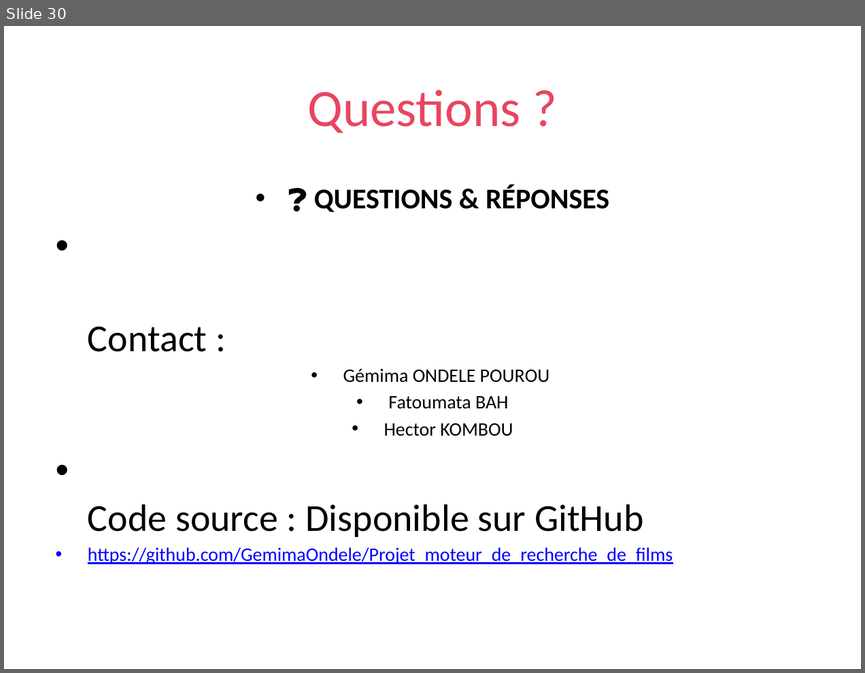
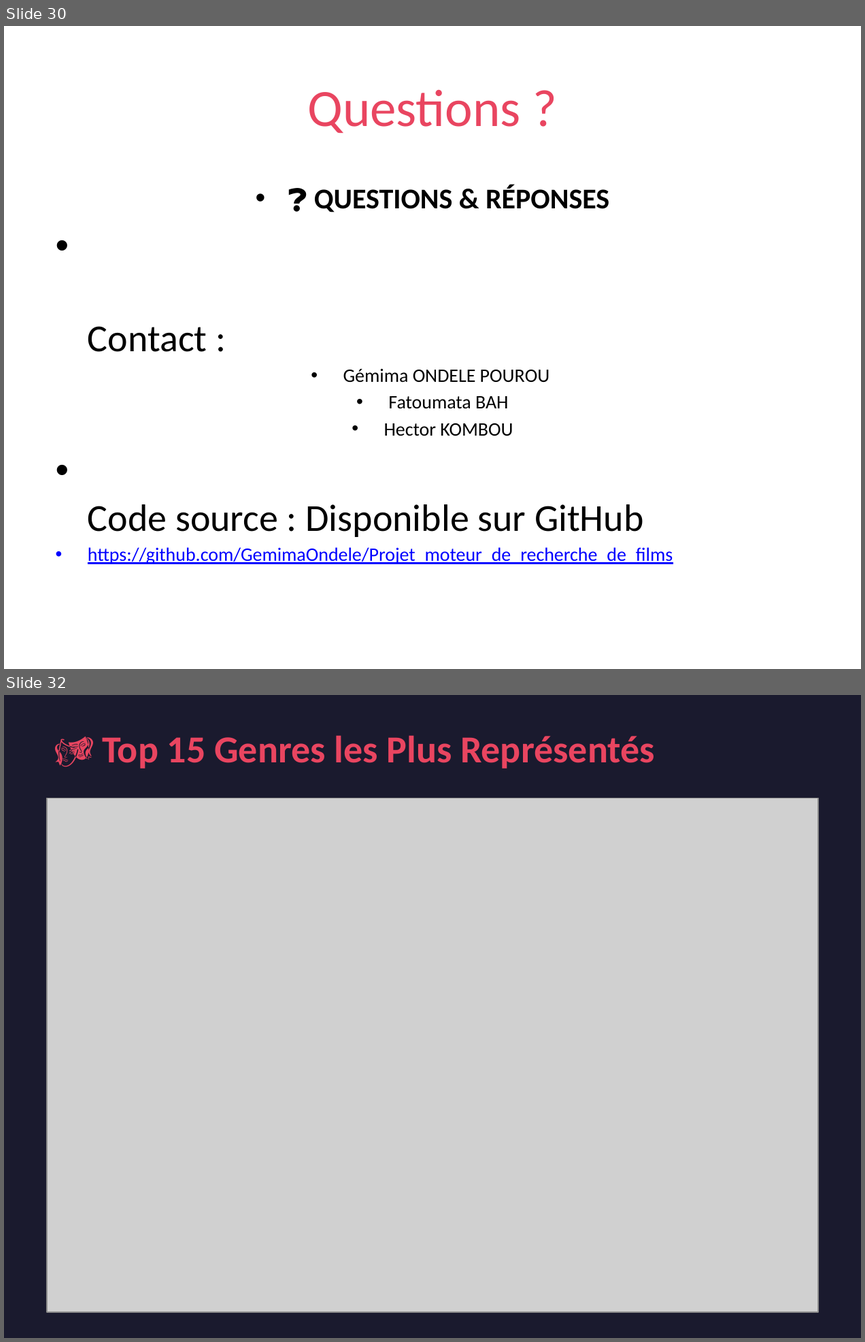
Before and after one commit to GemimaOndele/Projet_moteur_de_recherche_de_films, a slide deck: MovieMood_Presentation.pptx. Shown one above the other, each under a label of ours: slide 30 before the commit, slides 30 and 32 after it; the slides between them are not shown. The pictures are 865x673 and 865x1342 pixels, drawn with LibreOffice and Linux fonts; fonts in the diff are those of the drawing; grey boxes stand for pictures. Boxes give left, top, right and bottom in pixels: in the first picture for what was removed or moved away, otherwise in the second. Text is boxed around its words. In the diff, an @@ line names an element or a change of style, - is before the commit and + after.

```diff
--- a/MovieMood_Presentation.pptx
+++ b/MovieMood_Presentation.pptx
@@ slide 32 added at <box>4,695,861,1338</box>, background #1A1A2E @@
@@ text added at <box>102,735,655,768</box>, 32 pt, text #E94560, bold @@
+🎭 Top 15 Genres les Plus Représentés
@@ picture added at <box>47,798,818,1312</box> @@
```
Also in this commit, not shown: 1 slide changed, 11 other slides added, 10 other files.
